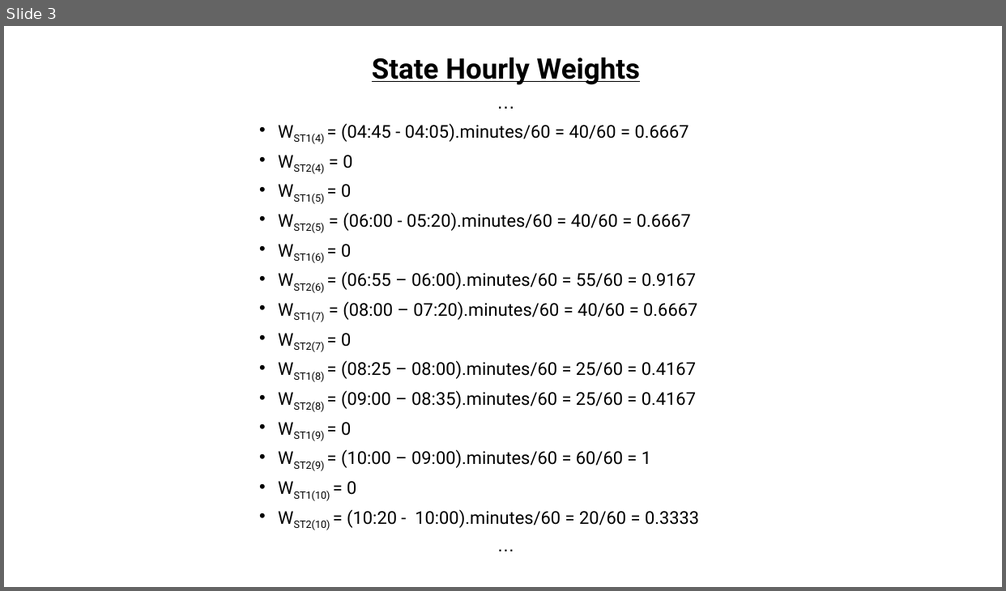
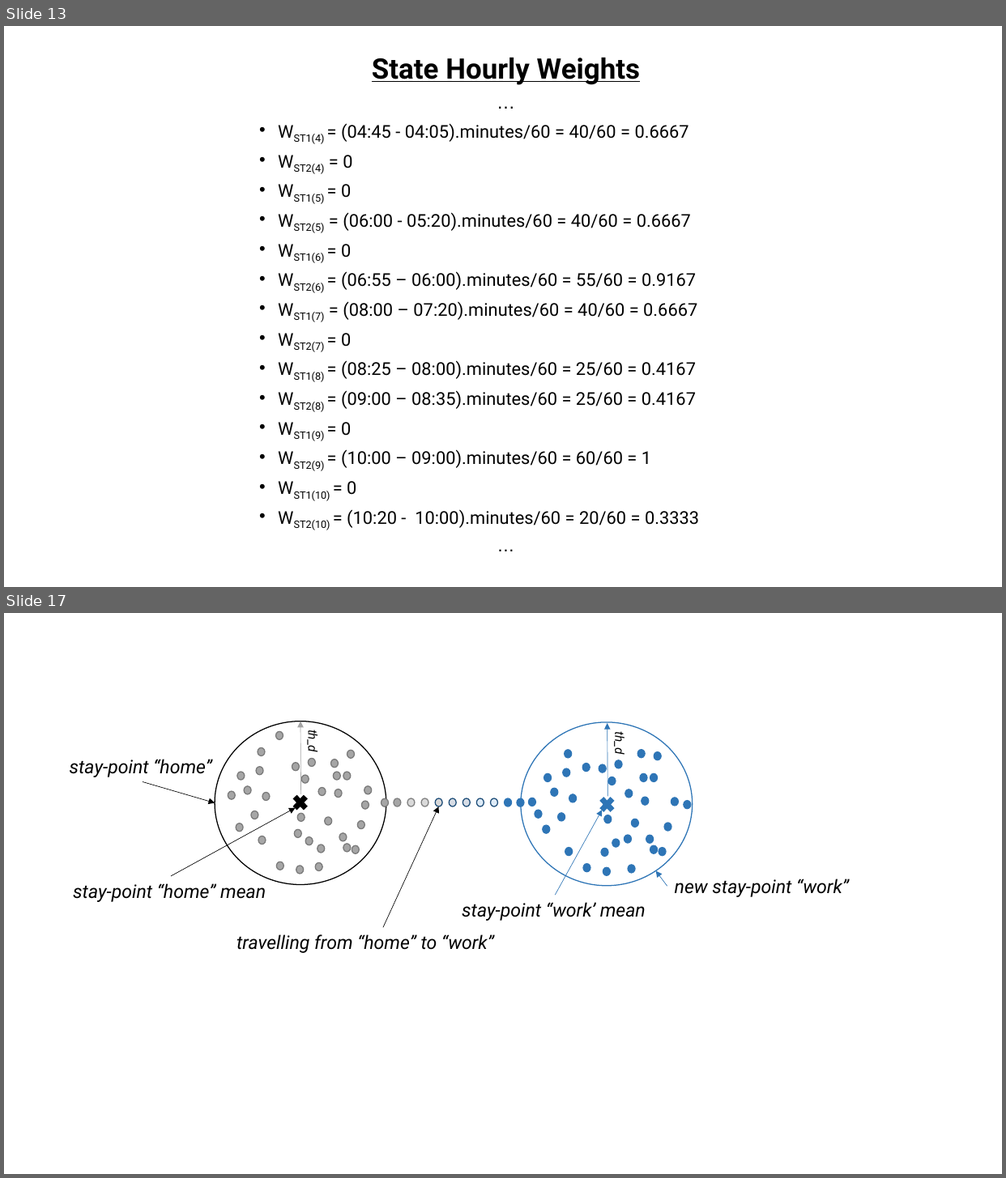
Before and after one commit to shank121991/winthesislocation, a slide deck: Writings/overview diagrams.pptx. Shown one above the other, each under a label of ours: slide 3 before the commit, slides 13 and 17 after it; the slides between them are not shown. The pictures are 1006x591 and 1006x1178 pixels, drawn with LibreOffice and Linux fonts; fonts in the diff are those of the drawing. Boxes give left, top, right and bottom in pixels: in the first picture for what was removed or moved away, otherwise in the second. Text is boxed around its words. In the diff, an @@ line names an element or a change of style, - is before the commit and + after.

```diff
--- a/Writings/overview diagrams.pptx
+++ b/Writings/overview diagrams.pptx
@@ slide 17 added at box(4, 613, 1002, 1174), background #FFFFFF @@
@@ ellipse added at box(215, 722, 386, 884), fill #FFFFFF, outline #000000 1 pt @@
@@ ellipse added at box(521, 722, 692, 885), outline #2E75B6 1 pt @@
@@ text added at box(70, 759, 212, 777), 18 pt, text #000000, italic @@
+stay-point “home”
@@ arrow added from (143, 782) to (215, 803), #000000 0.5 pt @@
@@ ellipse added at box(362, 801, 369, 809), fill #A5A5A5, outline #7A7A7A 1 pt @@
@@ group added at box(228, 722, 389, 875): 33 ellipses, 1 cross, 1 arrow, 1 text @@
+th_d
@@ arrow added from (383, 927) to (439, 807), #000000 0.5 pt @@
@@ group added at box(394, 798, 512, 807): 9 ellipses @@
@@ ellipse added at box(517, 798, 524, 807), fill #2E75B6, outline #2E75B6 1 pt @@
@@ ellipse added at box(529, 798, 536, 806), fill #2E75B6, outline #2E75B6 1 pt @@
@@ group added at box(535, 723, 691, 875): 33 ellipses, 1 cross, 1 arrow, 1 text @@
+th_d
@@ arrow added from (171, 876) to (296, 807), #000000 0.5 pt @@
@@ arrow added from (555, 895) to (602, 810), #2E75B6 0.5 pt @@
@@ arrow added from (667, 886) to (656, 871), #2E75B6 0.5 pt @@
@@ text added at box(675, 879, 849, 897), 18 pt, text #000000, italic @@
+new stay-point “work”
@@ text added at box(73, 884, 266, 902), 18 pt, text #000000, italic @@
+stay-point “home” mean
@@ text added at box(462, 902, 646, 921), 18 pt, text #000000, italic @@
+stay-point “work’ mean
@@ text added at box(236, 935, 494, 953), 18 pt, text #000000, italic @@
+travelling from “home” to “work”
@@ what was slide 3 is now slide 13 @@
```
Also in this commit, not shown: 2 slides changed, 13 other slides added, 48 other files.
